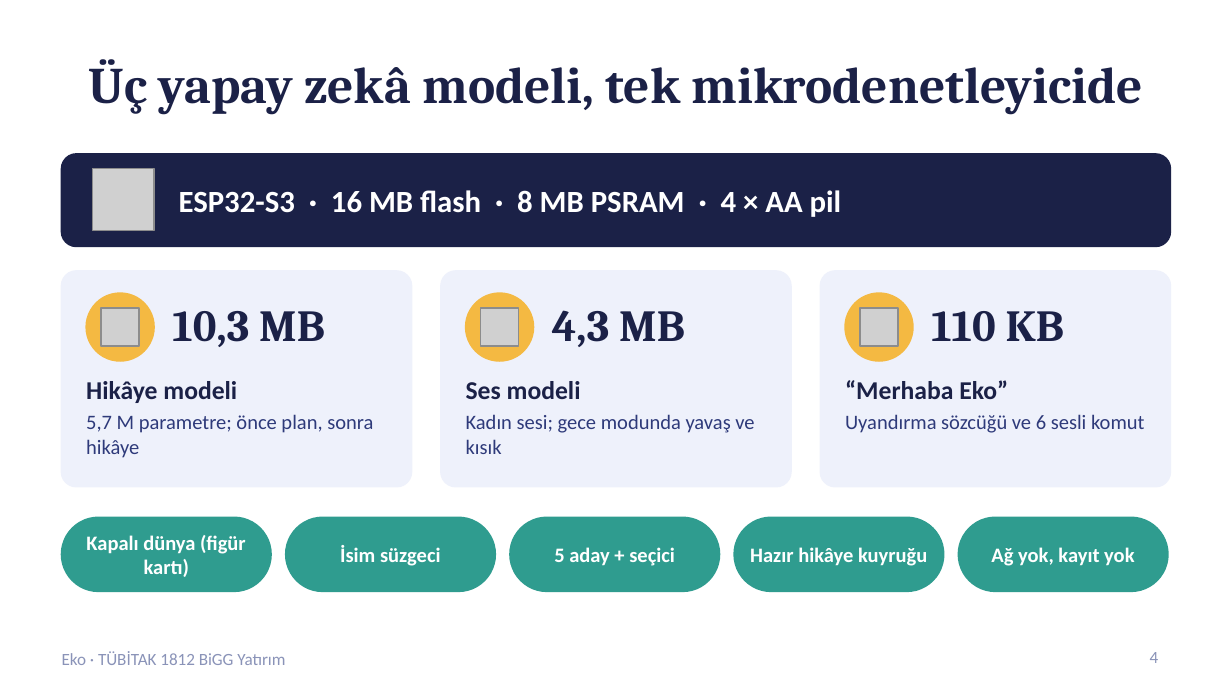
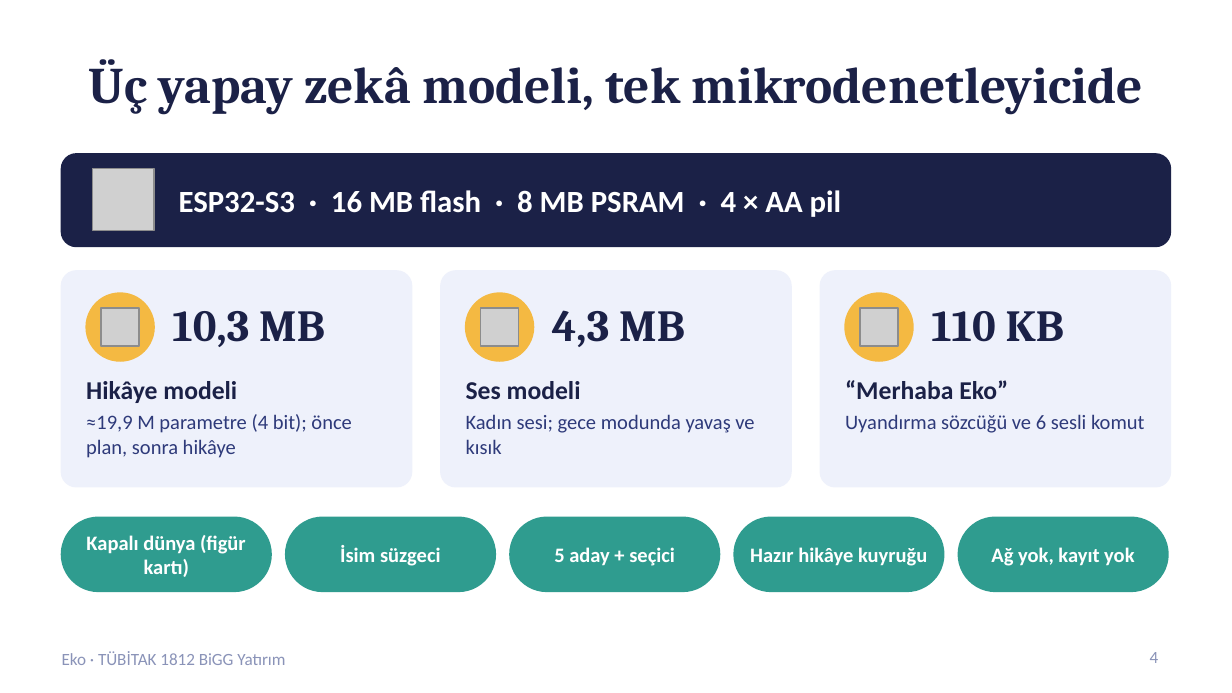
Before and after one commit to yusuf7855/hikaye-oyuncak, a slide deck: slide 4 of basvuru/tubitak_1812/cikti/Eko_Sunum.pptx. Drawn at 1232x693 pixels with LibreOffice and Linux fonts; fonts in the diff are those of the drawing; grey boxes stand for pictures. Boxes give left, top, right and bottom in pixels: in the first picture for what was removed or moved away, otherwise in the second. Text is boxed around its words. In the diff, an @@ line names an element or a change of style, - is before the commit and + after.

```diff
--- a/basvuru/tubitak_1812/cikti/Eko_Sunum.pptx
+++ b/basvuru/tubitak_1812/cikti/Eko_Sunum.pptx
@@ text at box(86, 414, 351, 458): text changed @@
-5,7 M parametre; önce plan, sonra hikâye
+≈19,9 M parametre (4 bit); önce plan, sonra hikâye
```
Also in this commit, not shown: 3 other slides changed, 23 other files.
